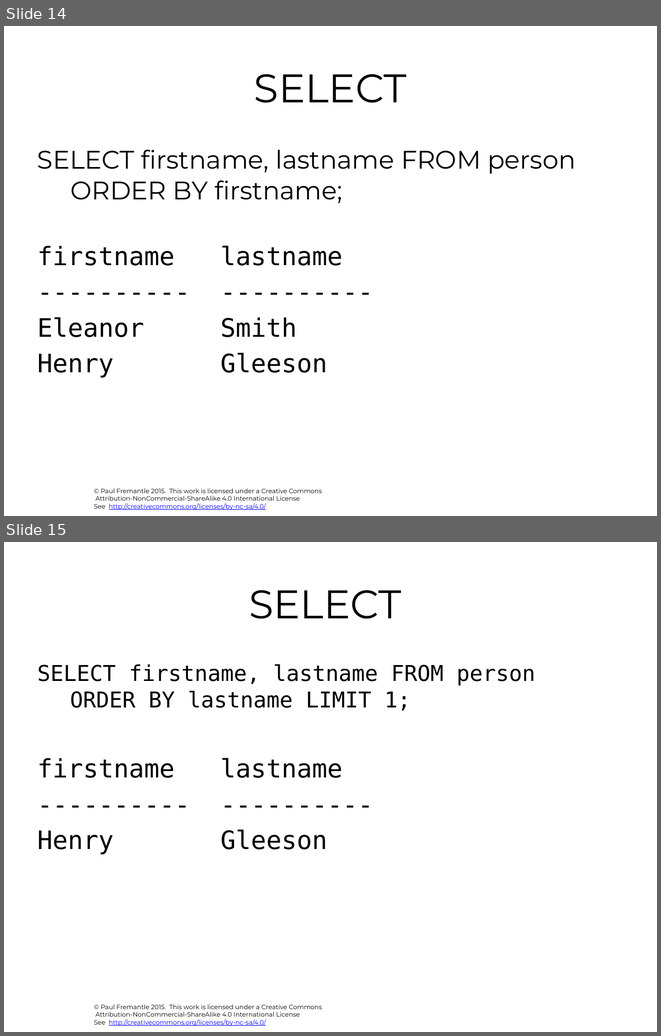
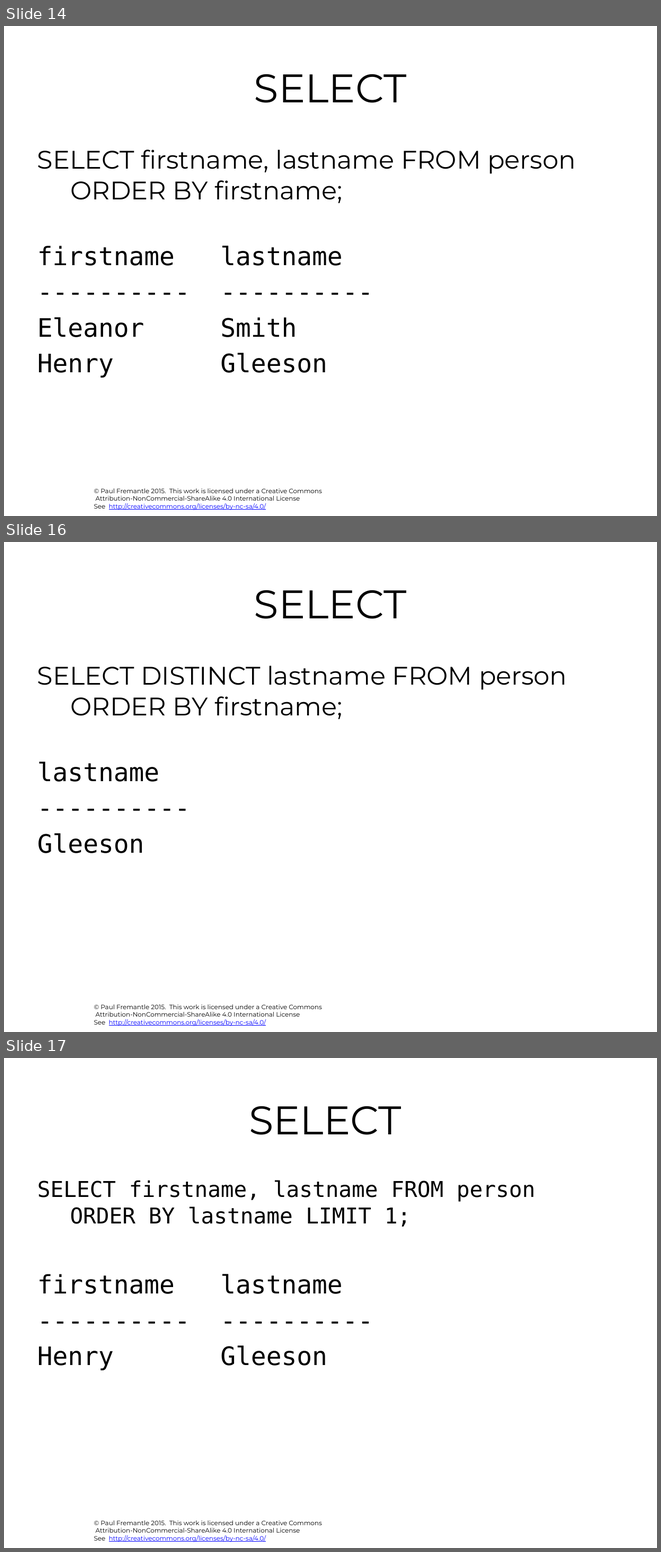
Before and after one commit to julieweeds/BigData, a slide deck: pres-source/04-sql.pptx. Shown one above the other, each under a label of ours: slides 14 and 15 before the commit, slides 14, 16 and 17 after it; the slides between them are not shown. The pictures are 661x1036 and 661x1552 pixels, drawn with LibreOffice and Linux fonts; fonts in the diff are those of the drawing; background and template pictures are left out. Boxes give left, top, right and bottom in pixels: in the first picture for what was removed or moved away, otherwise in the second. Text is boxed around its words. In the diff, an @@ line names an element or a change of style, - is before the commit and + after.

```diff
--- a/pres-source/04-sql.pptx
+++ b/pres-source/04-sql.pptx
@@ slide 16 added at (4,542,657,1032), background #FFFFFF; not listed: 1 template element that a slide beside it also shows @@
@@ title added at (254,590,407,619), 44 pt, text #000000 @@
+SELECT
@@ text added at (37,665,567,853), 28 pt, text #000000 @@
+SELECT DISTINCT lastname FROM person
+ORDER BY firstname;
+lastname
+----------
+Gleeson
@@ what was slide 15 is now slide 17 @@
```
Also in this commit, not shown: 6 slides changed, 1 other slide added, 1 slide removed, 8 other files.
